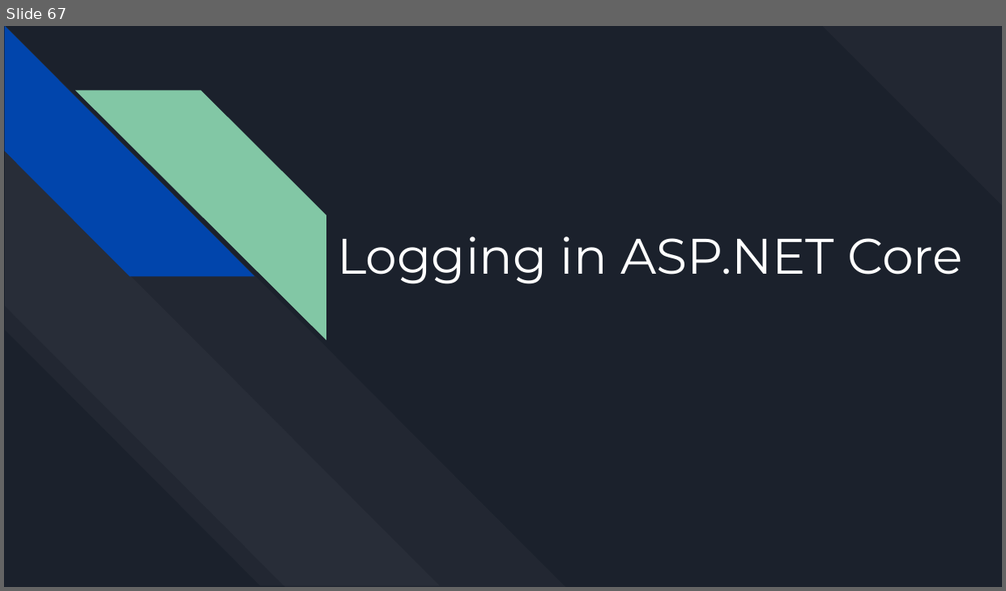
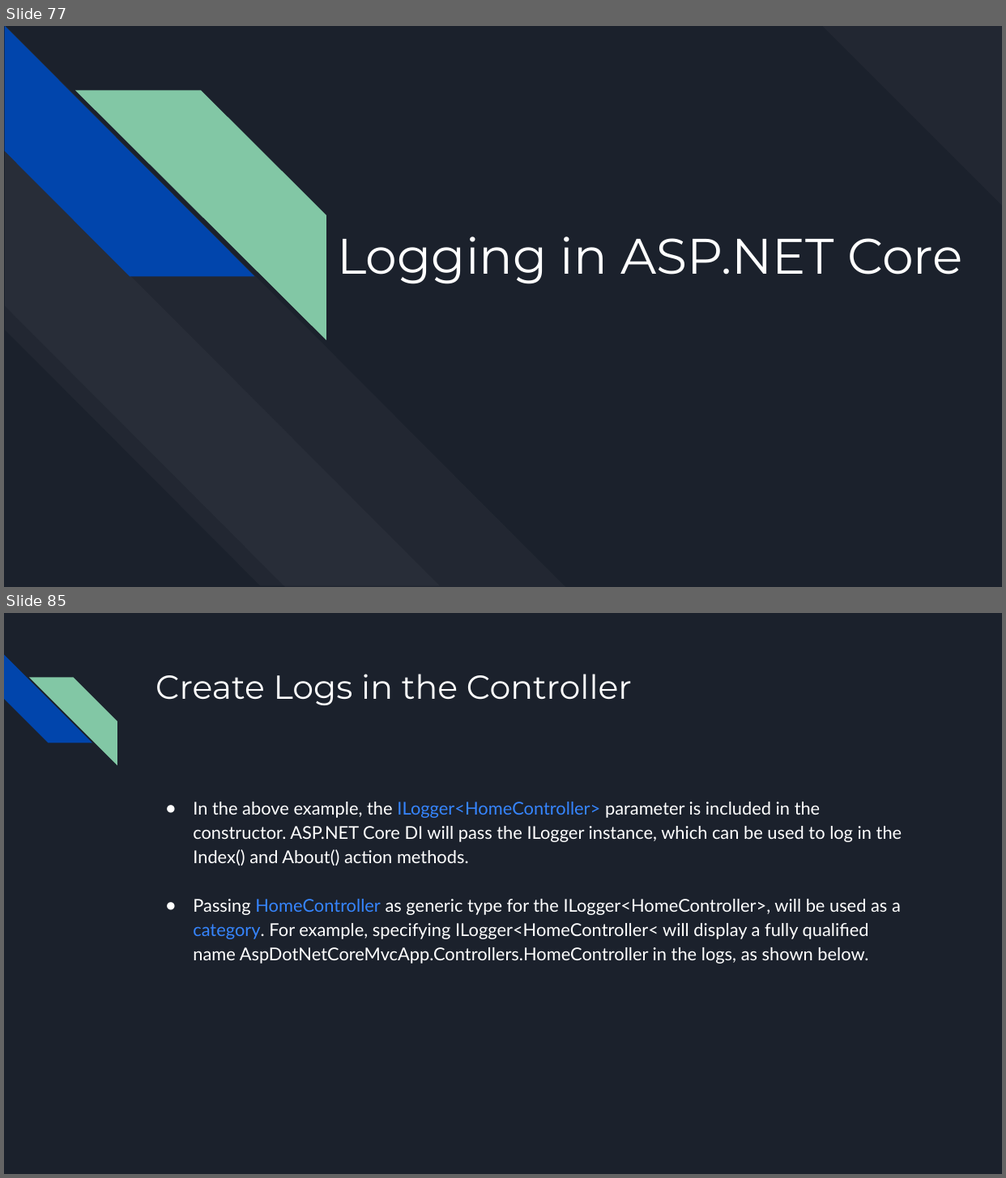
Before and after one commit to bulhard/Web-Programming, a slide deck: 00 Presentations/03 DI, IoT, Services.pptx. Shown one above the other, each under a label of ours: slide 67 before the commit, slides 77 and 85 after it; the slides between them are not shown. The pictures are 1006x591 and 1006x1178 pixels, drawn with LibreOffice and Linux fonts; fonts in the diff are those of the drawing. Boxes give left, top, right and bottom in pixels: in the first picture for what was removed or moved away, otherwise in the second. Text is boxed around its words. In the diff, an @@ line names an element or a change of style, - is before the commit and + after.

```diff
--- a/00 Presentations/03 DI, IoT, Services.pptx
+++ b/00 Presentations/03 DI, IoT, Services.pptx
@@ slide 85 added at box(4, 613, 1002, 1174), background #1B212C @@
@@ diag stripe added at box(4, 655, 92, 743), fill #0145AC @@
@@ diag stripe added at box(28, 677, 117, 766), fill #82C7A5 @@
@@ title added at box(155, 674, 632, 705), 32 pt, text #FFFFFF @@
+Create Logs in the Controller
@@ text added at box(193, 802, 902, 964), 17 pt, text #FFFFFF @@
+● In the above example, the ILogger<HomeController> parameter is included in the constructor. ASP.NET Core DI will pass the ILogger instance, which can be used to log in the Index() and About() action methods.
+● Passing HomeController as generic type for the ILogger<HomeController>, will be used as a category. For example, specifying ILogger<HomeController< will display a fully qualified name AspDotNetCoreMvcApp.Controllers.HomeController in the logs, as shown below.
@@ what was slide 67 is now slide 77 @@
```
Also in this commit, not shown: 4 slides changed, 20 other slides added, 3 slides removed, 53 other files.
